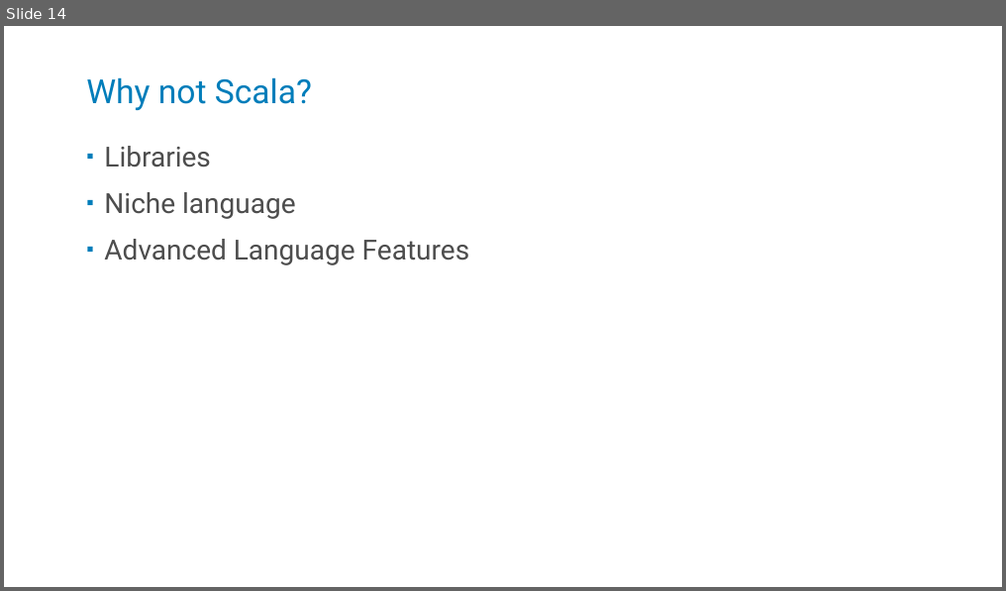
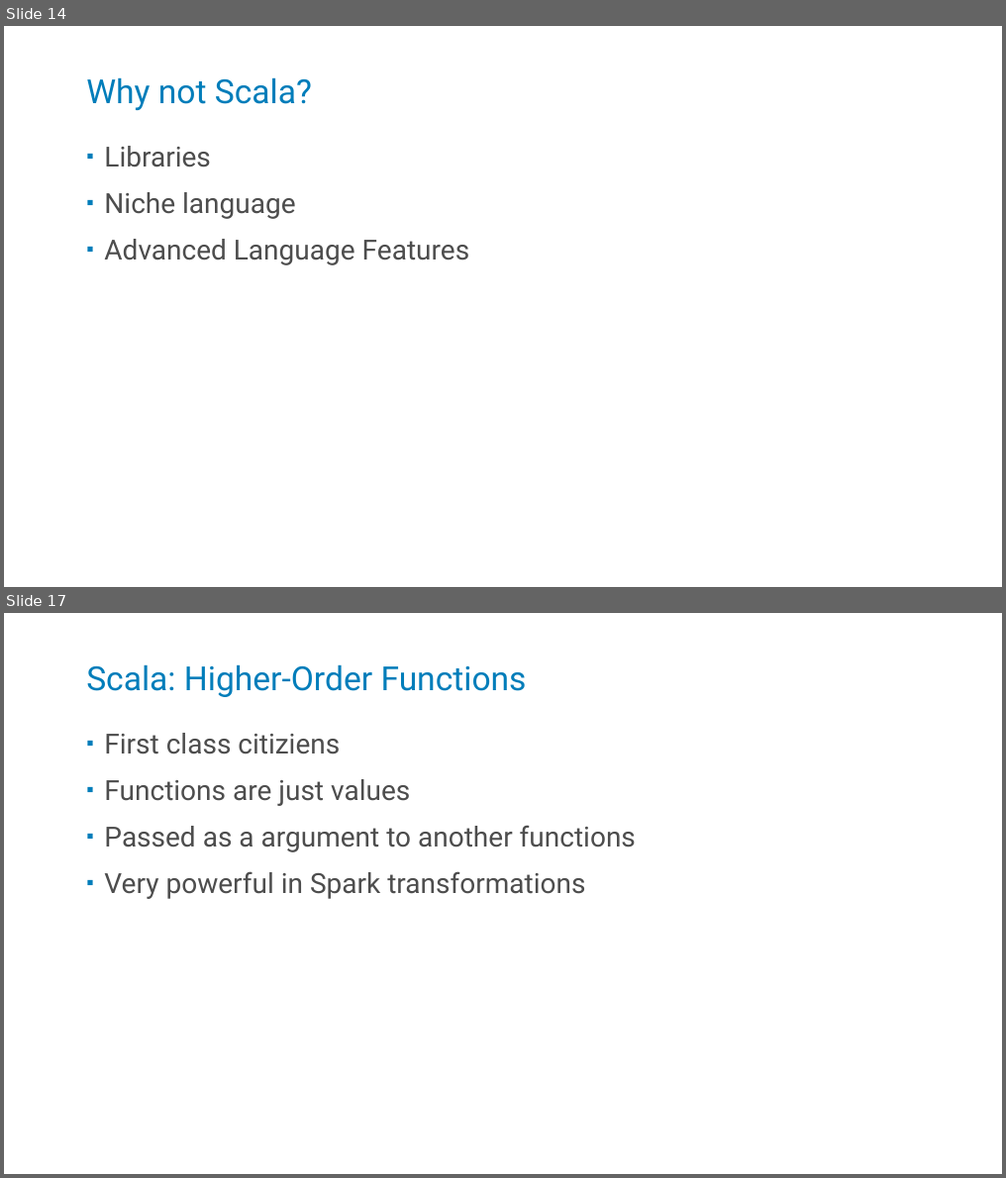
Before and after one commit to kstanaszek/SparkAndScalaInTandem, a slide deck: src/main/resources/slides.pptx. Shown one above the other, each under a label of ours: slide 14 before the commit, slides 14 and 17 after it; the slides between them are not shown. The pictures are 1006x591 and 1006x1178 pixels, drawn with LibreOffice and Linux fonts; fonts in the diff are those of the drawing. Boxes give left, top, right and bottom in pixels: in the first picture for what was removed or moved away, otherwise in the second. Text is boxed around its words. In the diff, an @@ line names an element or a change of style, - is before the commit and + after.

```diff
--- a/src/main/resources/slides.pptx
+++ b/src/main/resources/slides.pptx
@@ slide 17 added at bbox=[4, 613, 1002, 1174], background #FFFFFF @@
@@ title added at bbox=[86, 664, 527, 697], 24 pt, text #007DBA @@
+Scala: Higher-Order Functions
@@ text added at bbox=[104, 733, 636, 899], 20 pt, text #4D4D4D @@
+▪ First class citiziens
+▪ Functions are just values
+▪ Passed as a argument to another functions
+▪ Very powerful in Spark transformations
```
Also in this commit, not shown: 1 slide changed, 4 other slides added.
